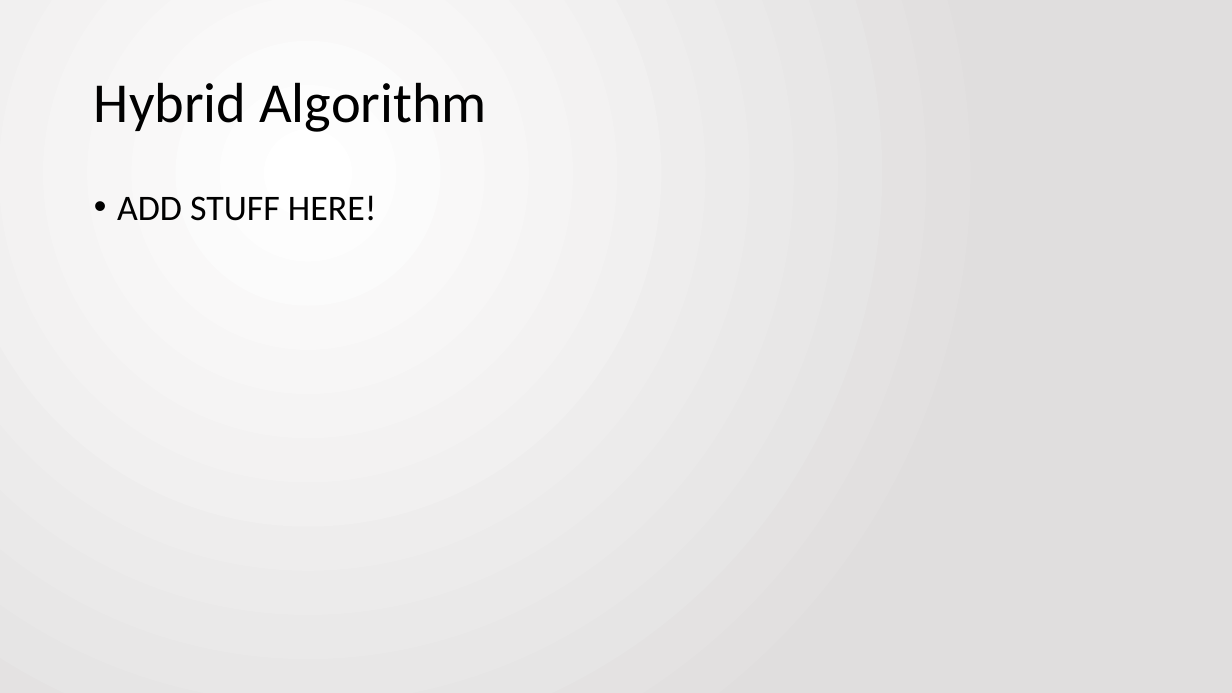
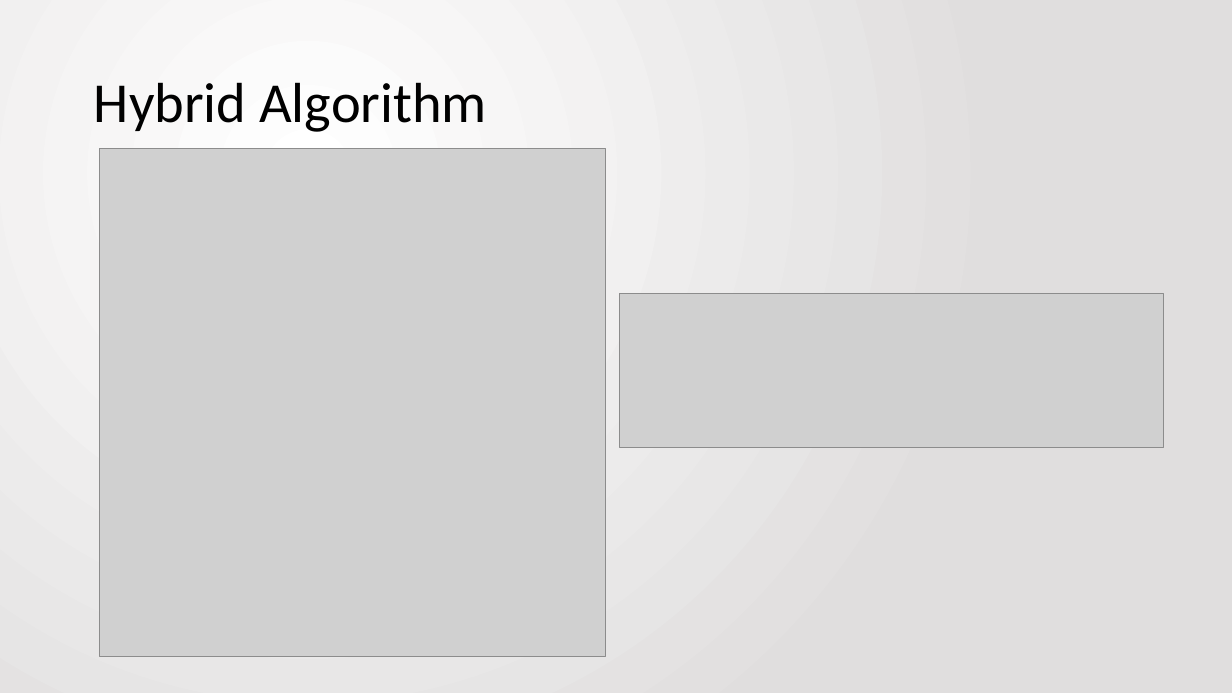
Before and after one commit to jbfitz/EECS405, a slide deck: slide 20 of Paper Presentation/EECS405.PattersonFitzpatrick.PaperPresentation.pptx (slide 16 before the commit). Drawn at 1232x693 pixels with LibreOffice and Linux fonts; fonts in the diff are those of the drawing; grey boxes stand for pictures. Boxes give left, top, right and bottom in pixels: in the first picture for what was removed or moved away, otherwise in the second. Text is boxed around its words. In the diff, an @@ line names an element or a change of style, - is before the commit and + after.

```diff
--- a/Paper Presentation/EECS405.PattersonFitzpatrick.PaperPresentation.pptx
+++ b/Paper Presentation/EECS405.PattersonFitzpatrick.PaperPresentation.pptx
@@ picture added at [99, 149, 605, 656] @@
@@ text removed at [117, 195, 377, 221] @@
-• ADD STUFF HERE!
@@ picture added at [620, 294, 1164, 447] @@
```
Also in this commit, not shown: 8 other slides changed, 5 slides added, 1 slide removed.
